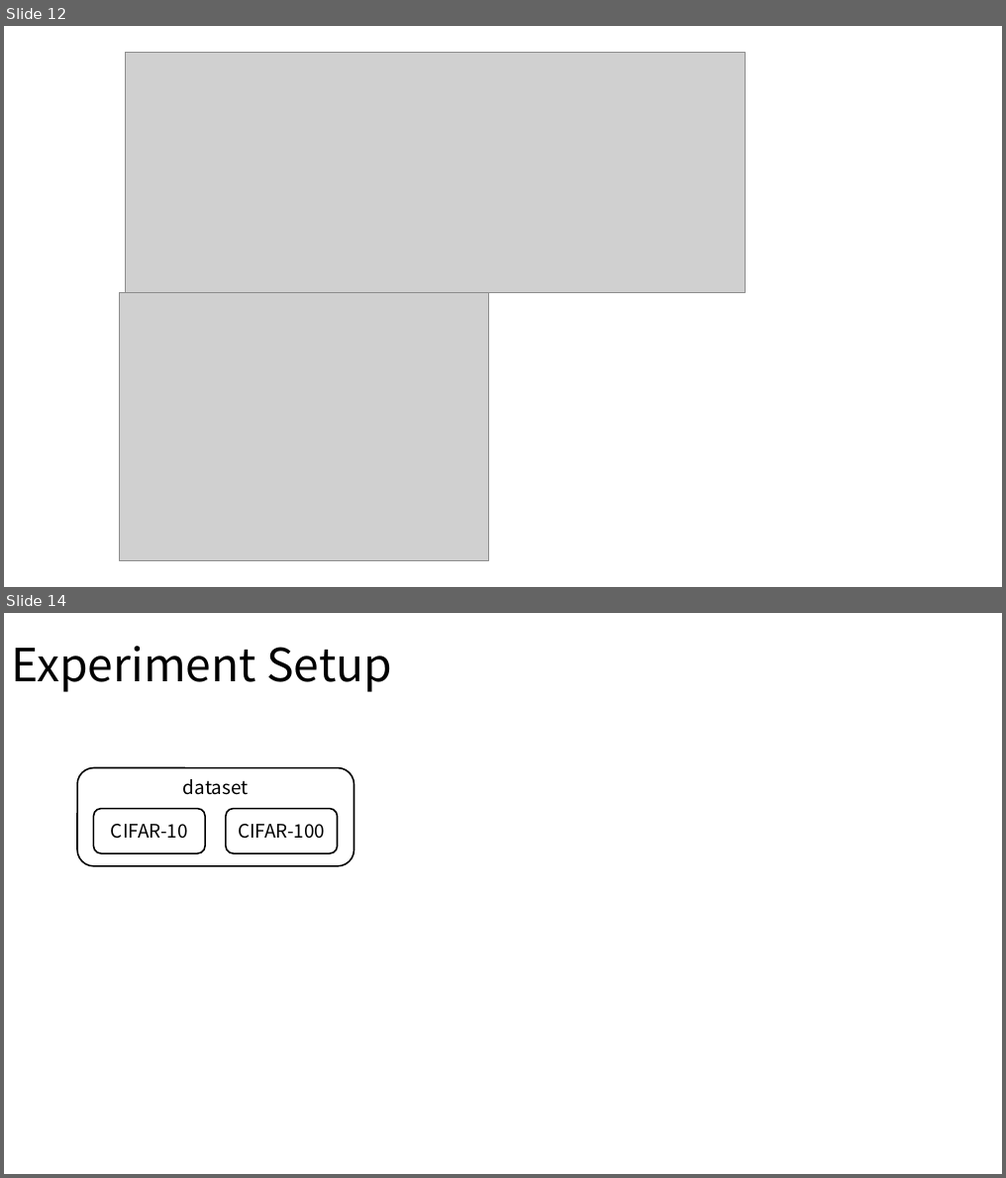
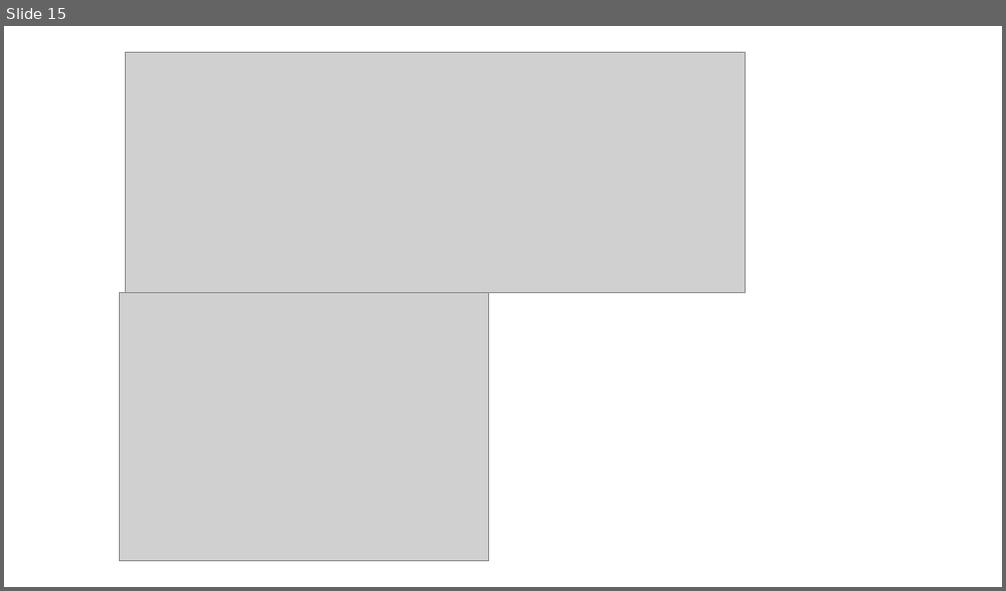
Before and after one commit to topaz11100/icon_semina, a slide deck: 0311/세미나발표.pptx. Shown one above the other, each under a label of ours: slides 12 and 14 before the commit, slide 15 after it; the slides between them are not shown. The pictures are 1006x1178 and 1006x591 pixels, drawn with LibreOffice and Linux fonts; fonts in the diff are those of the drawing; grey boxes stand for pictures. Boxes give left, top, right and bottom in pixels: in the first picture for what was removed or moved away, otherwise in the second. Text is boxed around its words. In the diff, an @@ line names an element or a change of style, - is before the commit and + after.

```diff
--- a/0311/세미나발표.pptx
+++ b/0311/세미나발표.pptx
@@ slide 14 removed at box(4, 613, 1002, 1174), background #FFFFFF @@
@@ title removed at box(12, 646, 392, 692) @@
-Experiment Setup
@@ rounded rectangle removed at box(77, 768, 354, 866) @@
-dataset
@@ rounded rectangle removed at box(94, 808, 205, 854) @@
-CIFAR-10
@@ rounded rectangle removed at box(226, 808, 338, 854) @@
-CIFAR-100
@@ what was slide 12 is now slide 15 @@
```
Also in this commit, not shown: 8 slides changed, 9 slides added, 2 other slides removed.
